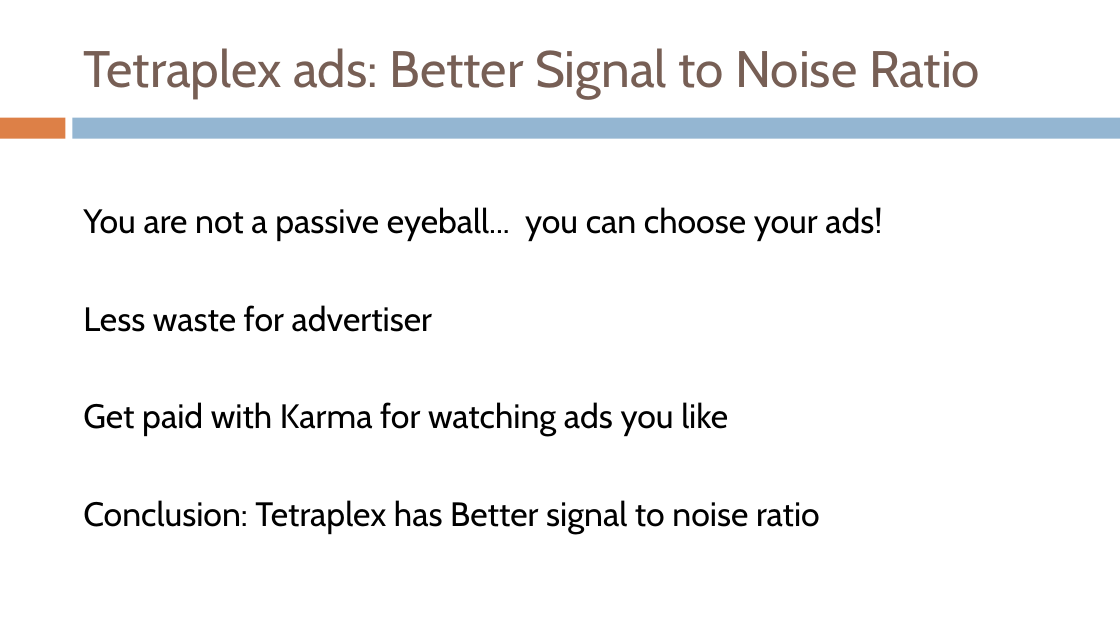
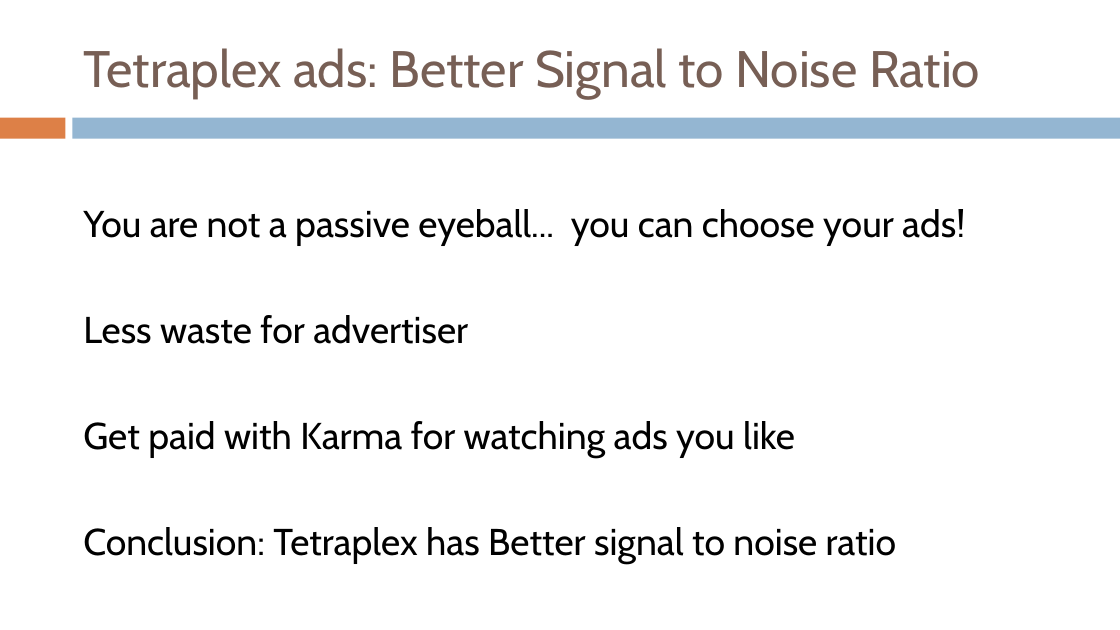
Before and after one commit to TetraPlex-org/central, a slide deck: slide 7 of TetraPlex deck 0.51.pptx. Drawn at 1120x630 pixels with LibreOffice and Linux fonts; fonts in the diff are those of the drawing. Boxes give left, top, right and bottom in pixels: in the first picture for what was removed or moved away, otherwise in the second. Text is boxed around its words. In the diff, an @@ line names an element or a change of style, - is before the commit and + after.

Commit message:
Add files via upload
larger font

```diff
--- a/TetraPlex deck 0.51.pptx
+++ b/TetraPlex deck 0.51.pptx
@@ text "You are not a passive ..." at (x1=83, y1=209, x2=965, y2=563): size 29 to 32 pt @@
```
Also in this commit, not shown: 10 other slides changed.
